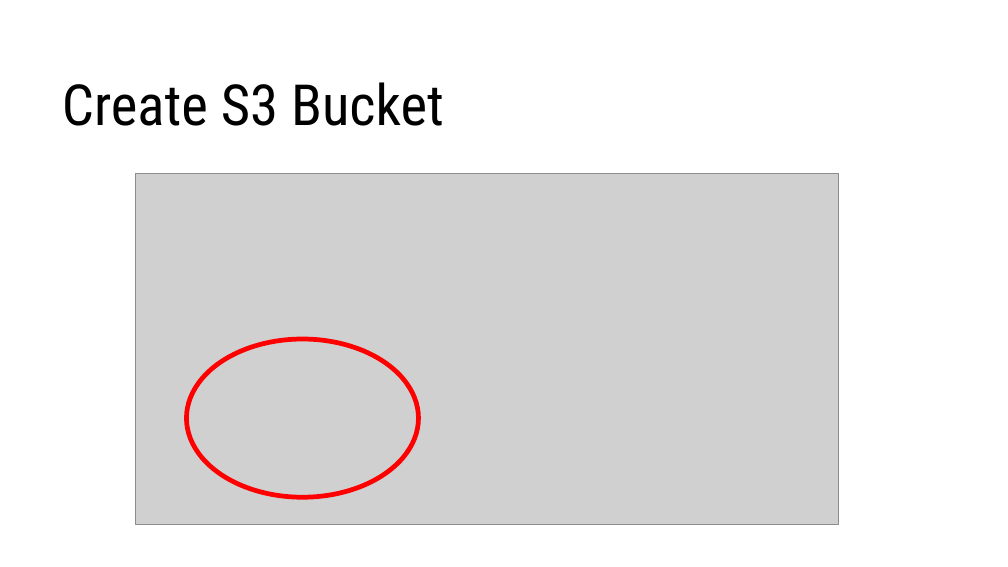
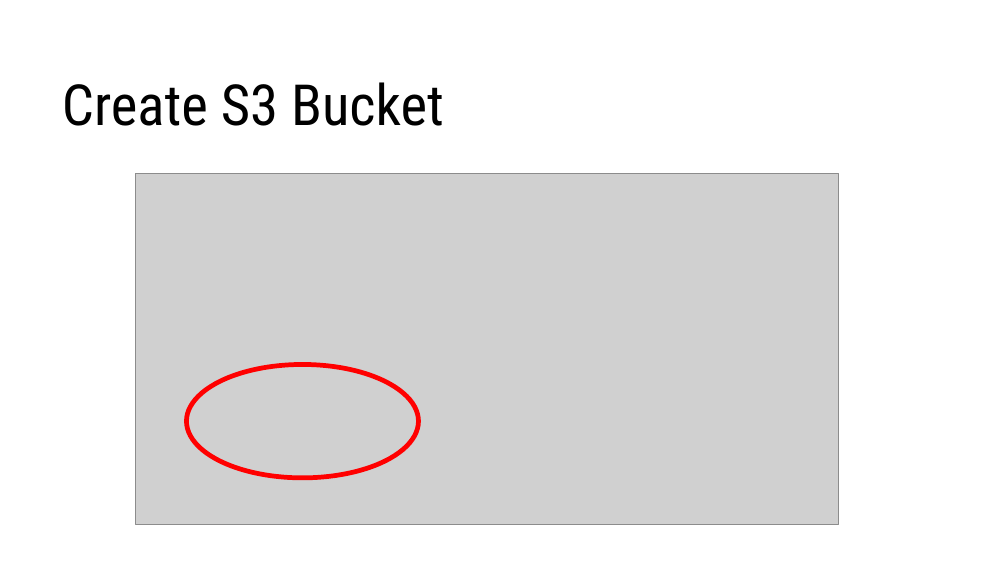
Before and after one commit to jackdsilverman/aws-glue-tutorial, a slide deck: slide 9 of glue-tutorial.pptx. Drawn at 1008x567 pixels with LibreOffice and Linux fonts; fonts in the diff are those of the drawing; grey boxes stand for pictures; background and template pictures are left out. Boxes give left, top, right and bottom in pixels: in the first picture for what was removed or moved away, otherwise in the second. Text is boxed around its words. In the diff, an @@ line names an element or a change of style, - is before the commit and + after.

```diff
--- a/glue-tutorial.pptx
+++ b/glue-tutorial.pptx
@@ ellipse: place and size @@
-ellipse at <box>187,339,419,497</box>
+ellipse at <box>187,364,419,478</box>
```
Also in this commit, not shown: 19 other slides changed, 1 slide added, 6 slides removed.
